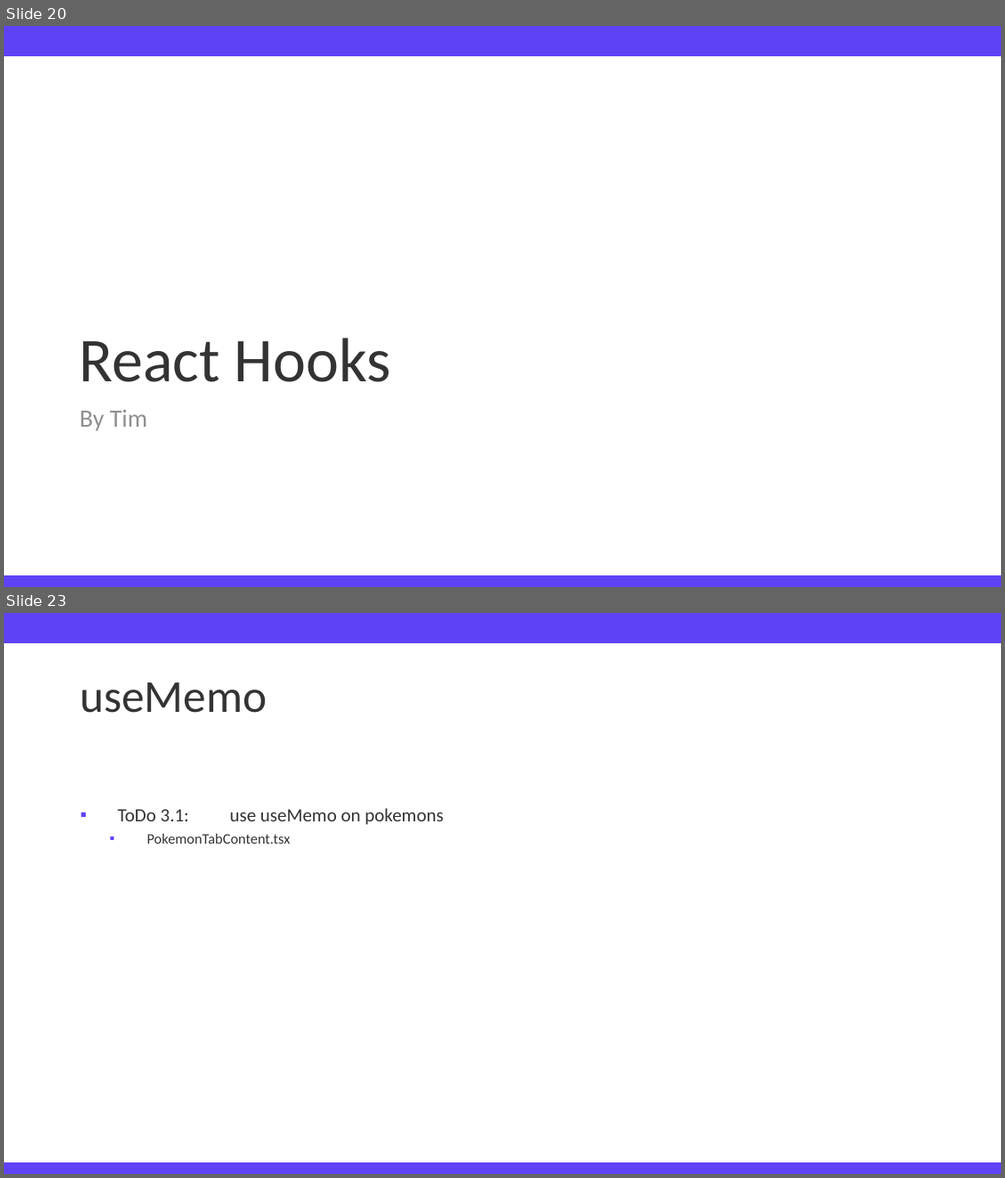
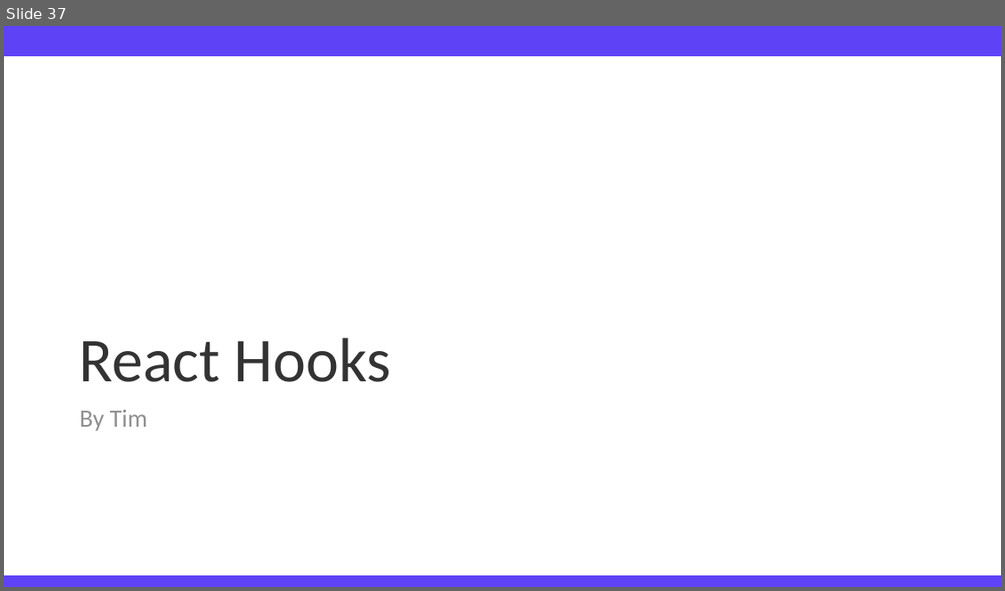
Before and after one commit to TimFehrmannAclue/techlabor_trainings_react_advanced, a slide deck: training_react_advanced.pptx. Shown one above the other, each under a label of ours: slides 20 and 23 before the commit, slide 37 after it; the slides between them are not shown. The pictures are 1005x1178 and 1005x591 pixels, drawn with LibreOffice and Linux fonts; fonts in the diff are those of the drawing; background and template pictures are left out. Boxes give left, top, right and bottom in pixels: in the first picture for what was removed or moved away, otherwise in the second. Text is boxed around its words. In the diff, an @@ line names an element or a change of style, - is before the commit and + after.

```diff
--- a/training_react_advanced.pptx
+++ b/training_react_advanced.pptx
@@ slide 23 removed at (4, 613, 1001, 1174), background #FFFFFF; not listed: 2 template elements that a slide beside it also shows @@
@@ title removed at (80, 682, 267, 713) @@
-useMemo
@@ text removed at (118, 808, 443, 844) @@
-▪ ToDo 3.1: use useMemo on pokemons
-  ▪ PokemonTabContent.tsx
@@ what was slide 20 is now slide 37 @@
```
Also in this commit, not shown: 3 slides changed, 35 slides added, 3 other slides removed.
